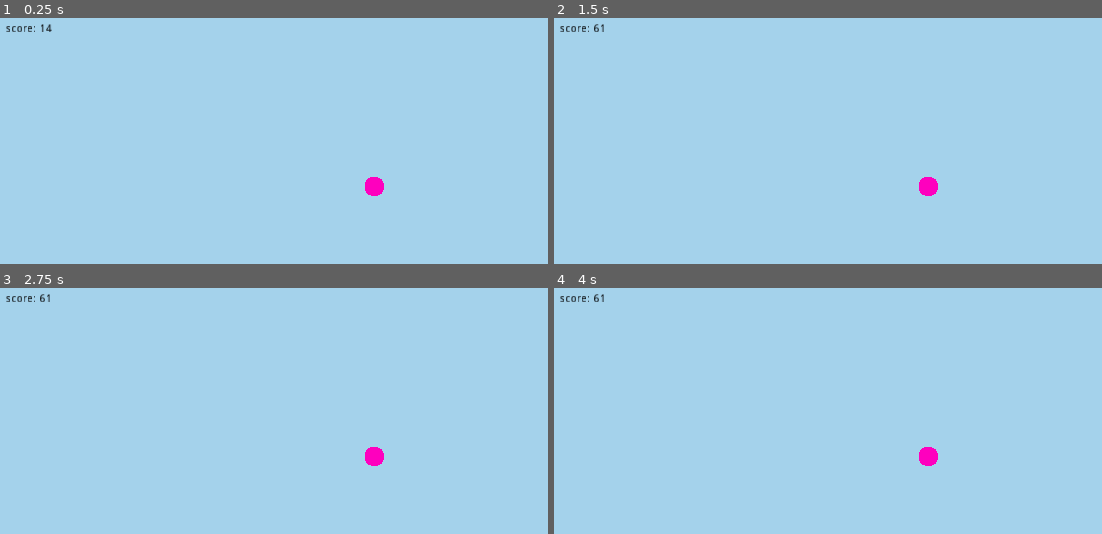
Above: before the commit, frames 1-4 (two rows, left to right).
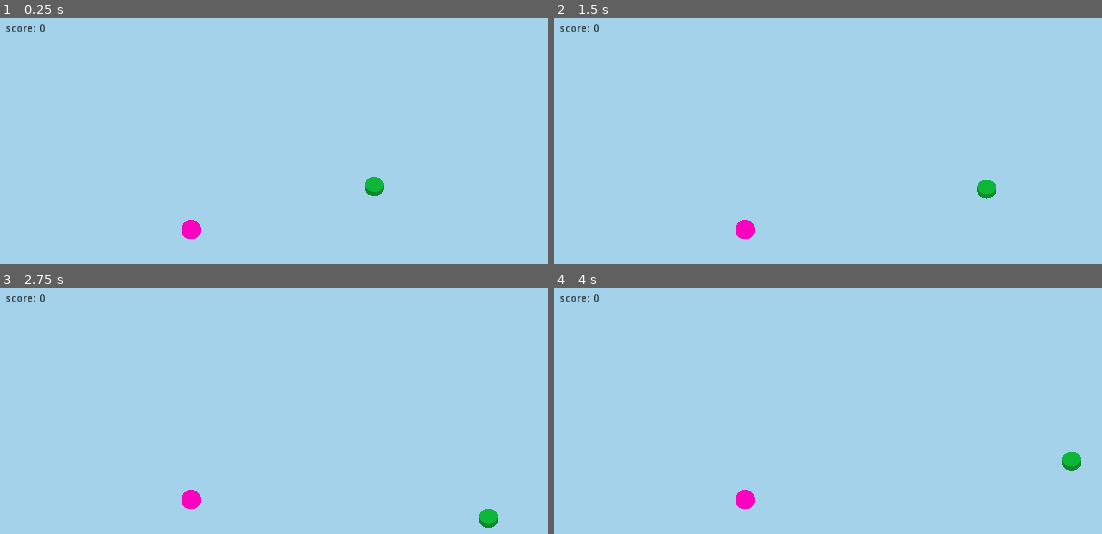
Above: after the commit, the same moments.

Repository: danreeves/lilypad-lagoon
Game: Godot game, scene res://World.tscn
Two runs of this game, one before a commit and one after it. Both use one fixed random seed, a clock stepped at 60 frames per second and the inputs below.
Inputs:
- Up to frame 1 (0.25 s): no input
- Up to frame 2 (1.5 s): tap Enter at 0.5 s; hold Right 0.53-1.28 s; hold Down from 1.28 s (still down)
- Up to frame 3 (2.75 s): release Down at 2.03 s; hold Right from 2.03 s (still down)
- Up to frame 4 (4 s): release Right at 2.78 s; hold Up 2.78-3.53 s; hold Left from 3.53 s (still down)

The runs differ from the first frame. In frame 1, 0.5% of the frame differs, in the area x 7-71%, y 2-90%; in frame 2, 0.7%; in frame 3, 0.7%, in the area x 7-91%, y 2-98%; in frame 4, 0.7%.

Commit message:
fix flower spawning

Diff:
--- a/World.gd
+++ b/World.gd
@@ -6,8 +6,16 @@
 	pass # Replace with function body.
 
 func _process(dt):
-	if find_node("Flower", true):
-		pass
+	if find_node("Flower", true, false) != null:
+		return
 	else:
 		var flower = Flower.instance()
 		add_child(flower)
+		flower.set_name("Flower")
+		var x_extents = 35
+		var z_extents = 30
+		flower.translation = Vector3(
+			rand_range(-x_extents, x_extents),
+			0.5,
+			rand_range(-z_extents + 10, z_extents) # +10 fudge for ortho camera
+		)
--- a/World.tscn
+++ b/World.tscn
@@ -28,6 +28,7 @@
 [node name="Camera" type="Camera" parent="."]
 transform = Transform( 1, 0, 0, 0, 0.621326, 0.783553, 0, -0.783553, 0.621326, 0.177952, 21.1477, 21.9146 )
 projection = 1
+current = true
 size = 50.0
 
 [node name="CanvasLayer" parent="." instance=ExtResource( 2 )]
Binary file added: devlog/Kapture 2020-03-15 at 19.59.42.gif
Binary file added: devlog/Screenshot 2020-03-15 at 19.56.38.png
